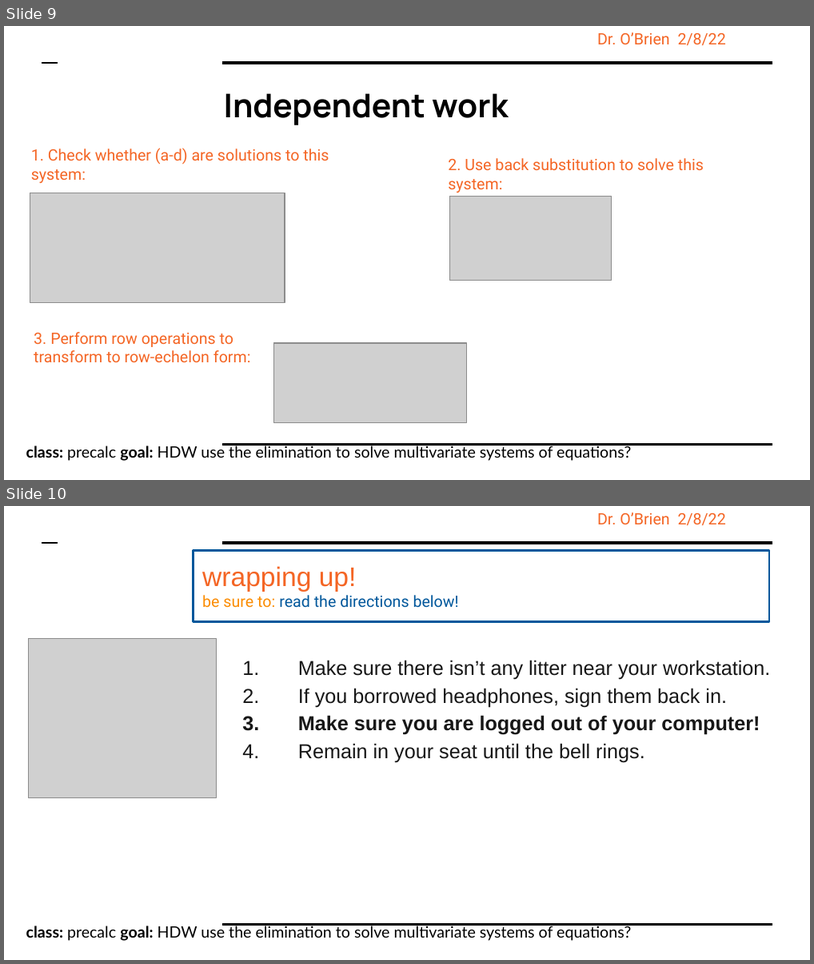
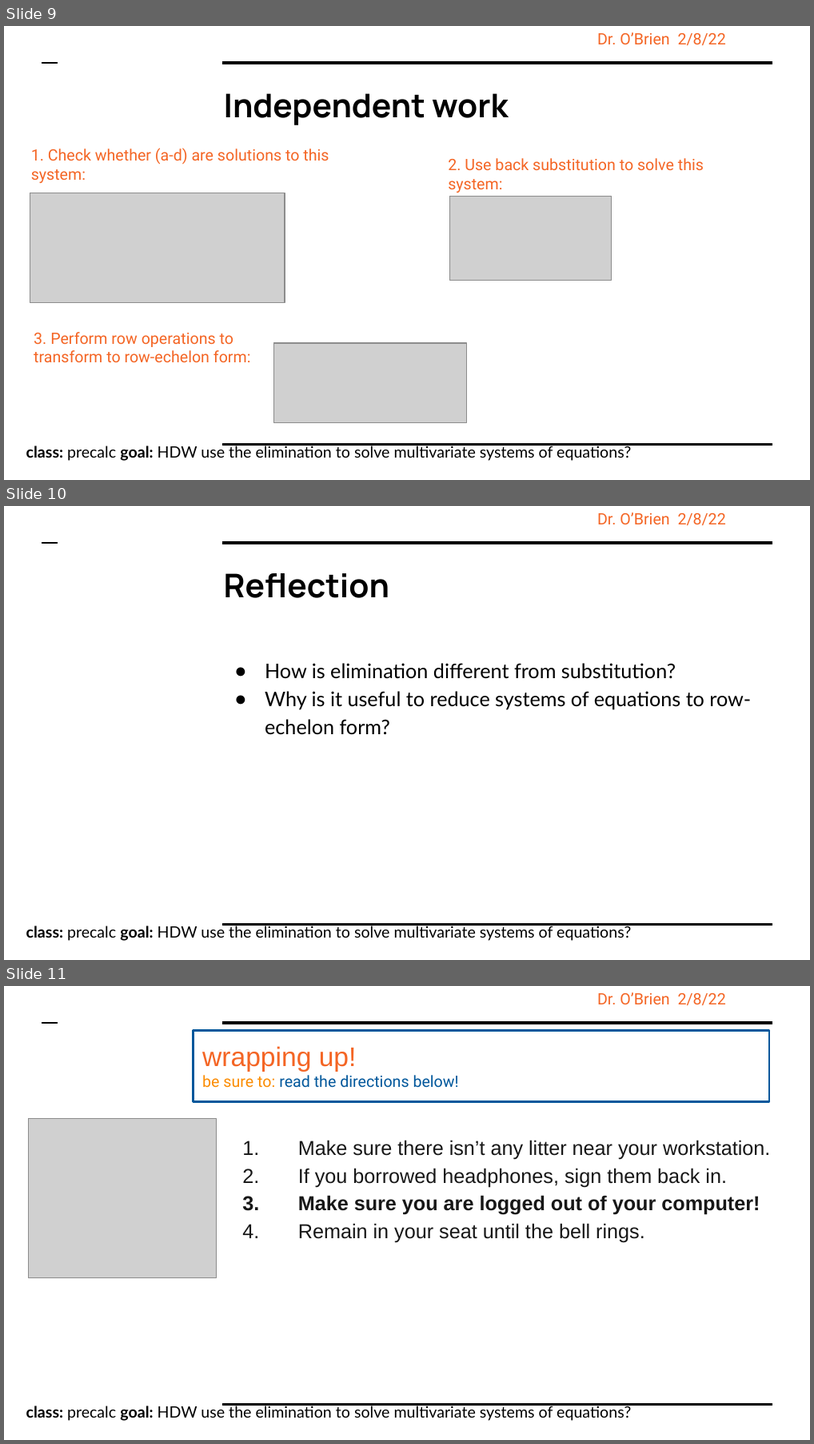
Before and after one commit to cobrien87/work, a slide deck: print/Precal2_02_02.pptx. Shown one above the other, each under a label of ours: slides 9 and 10 before the commit, slides 9, 10 and 11 after it. The pictures are 814x964 and 814x1444 pixels, drawn with LibreOffice and Linux fonts; fonts in the diff are those of the drawing; grey boxes stand for pictures; background and template pictures are left out. Boxes give left, top, right and bottom in pixels: in the first picture for what was removed or moved away, otherwise in the second. Text is boxed around its words. In the diff, an @@ line names an element or a change of style, - is before the commit and + after.

```diff
--- a/print/Precal2_02_02.pptx
+++ b/print/Precal2_02_02.pptx
@@ slide 10 added at box(4, 506, 810, 960), background #FFFFFF; not listed: 5 template elements that a slide beside it also shows @@
@@ title added at box(224, 573, 390, 598), 29.1 pt, text #000000, bold @@
+Reflection
@@ text added at box(265, 663, 751, 734), 18 pt, text #000000 @@
+● How is elimination different from substitution?
+● Why is it useful to reduce systems of equations to row-echelon form?
@@ what was slide 10 is now slide 11 @@
```
Also in this commit, not shown: 4 other files.
